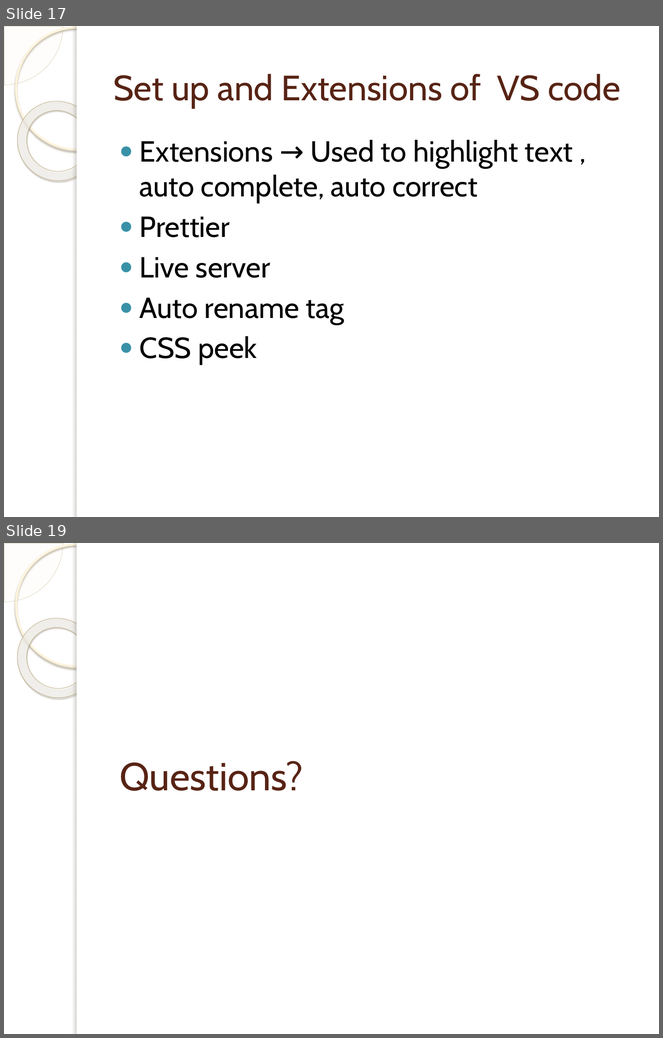
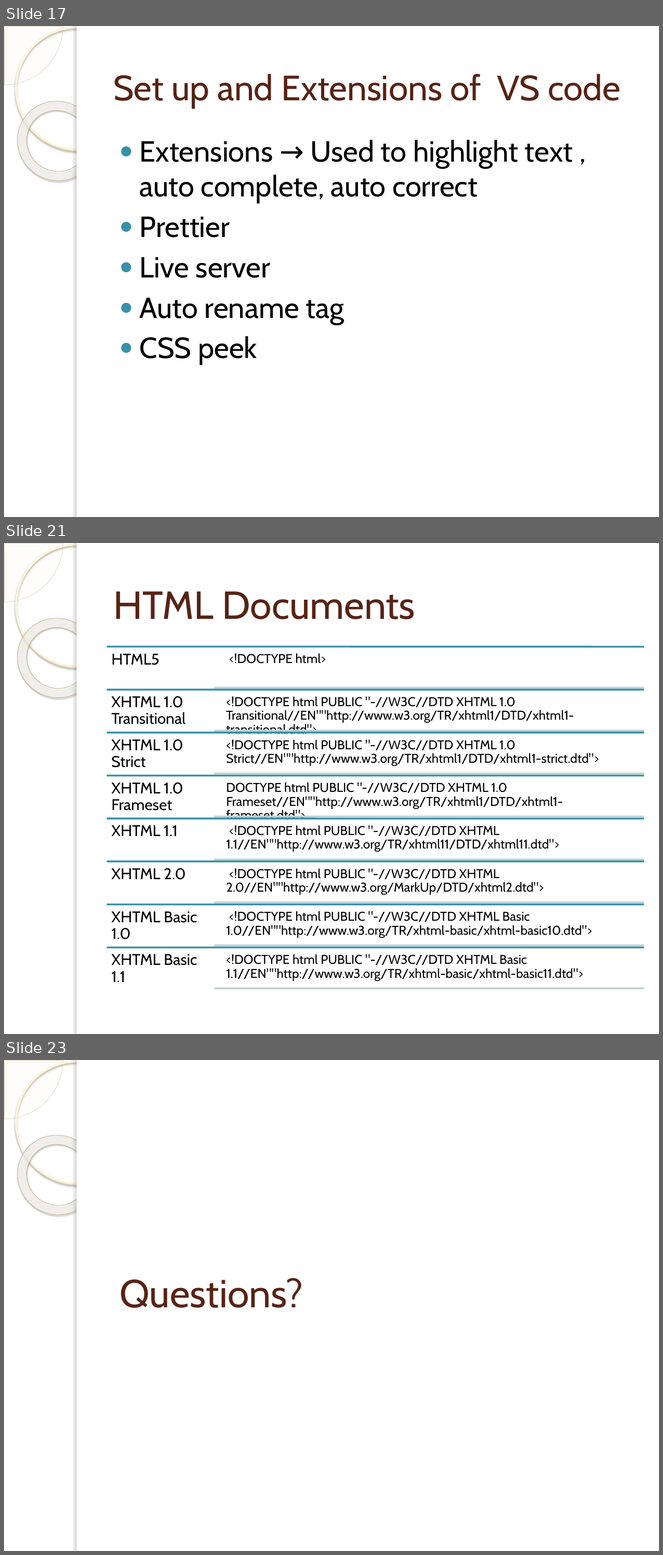
Before and after one commit to deepthimedisetty23/entri-notes, a slide deck: Session wise ppts and notes/session-1.pptx. Shown one above the other, each under a label of ours: slides 17 and 19 before the commit, slides 17, 21 and 23 after it; the slides between them are not shown. The pictures are 663x1038 and 663x1555 pixels, drawn with LibreOffice and Linux fonts; fonts in the diff are those of the drawing; background and template pictures are left out. Boxes give left, top, right and bottom in pixels: in the first picture for what was removed or moved away, otherwise in the second. Text is boxed around its words. In the diff, an @@ line names an element or a change of style, - is before the commit and + after.

```diff
--- a/Session wise ppts and notes/session-1.pptx
+++ b/Session wise ppts and notes/session-1.pptx
@@ slide 21 added at [4, 543, 659, 1034], background picture (left out); not listed: 5 template elements that a slide beside it also shows @@
@@ title added at [113, 591, 415, 619], 43 pt, text #572314 @@
+HTML Documents
@@ group added at [107, 646, 644, 989]: 16 lines, 16 texts @@
+HTML5
+<!DOCTYPE html>
+XHTML 1.0 Transitional
+<!DOCTYPE html PUBLIC "-//W3C//DTD XHTML 1.0 Transitional//EN""http://www.w3.org/TR/xhtml1/DTD/xhtml1-transitional.dtd">
+XHTML 1.0 Strict
+<!DOCTYPE html PUBLIC "-//W3C//DTD XHTML 1.0 Strict//EN""http://www.w3.org/TR/xhtml1/DTD/xhtml1-strict.dtd">
+XHTML 1.0 Frameset
+DOCTYPE html PUBLIC "-//W3C//DTD XHTML 1.0 Frameset//EN""http://www.w3.org/TR/xhtml1/DTD/xhtml1-frameset.dtd">
+XHTML 1.1
+<!DOCTYPE html PUBLIC "-//W3C//DTD XHTML 1.1//EN""http://www.w3.org/TR/xhtml11/DTD/xhtml11.dtd">
+XHTML 2.0
+<!DOCTYPE html PUBLIC "-//W3C//DTD XHTML 2.0//EN""http://www.w3.org/MarkUp/DTD/xhtml2.dtd">
+XHTML Basic 1.0
+<!DOCTYPE html PUBLIC "-//W3C//DTD XHTML Basic 1.0//EN""http://www.w3.org/TR/xhtml-basic/xhtml-basic10.dtd">
+XHTML Basic 1.1
+<!DOCTYPE html PUBLIC "-//W3C//DTD XHTML Basic 1.1//EN""http://www.w3.org/TR/xhtml-basic/xhtml-basic11.dtd">
@@ what was slide 19 is now slide 23 @@
```
Also in this commit, not shown: 1 slide changed, 4 other slides added, 1 slide removed, 5 other files.
